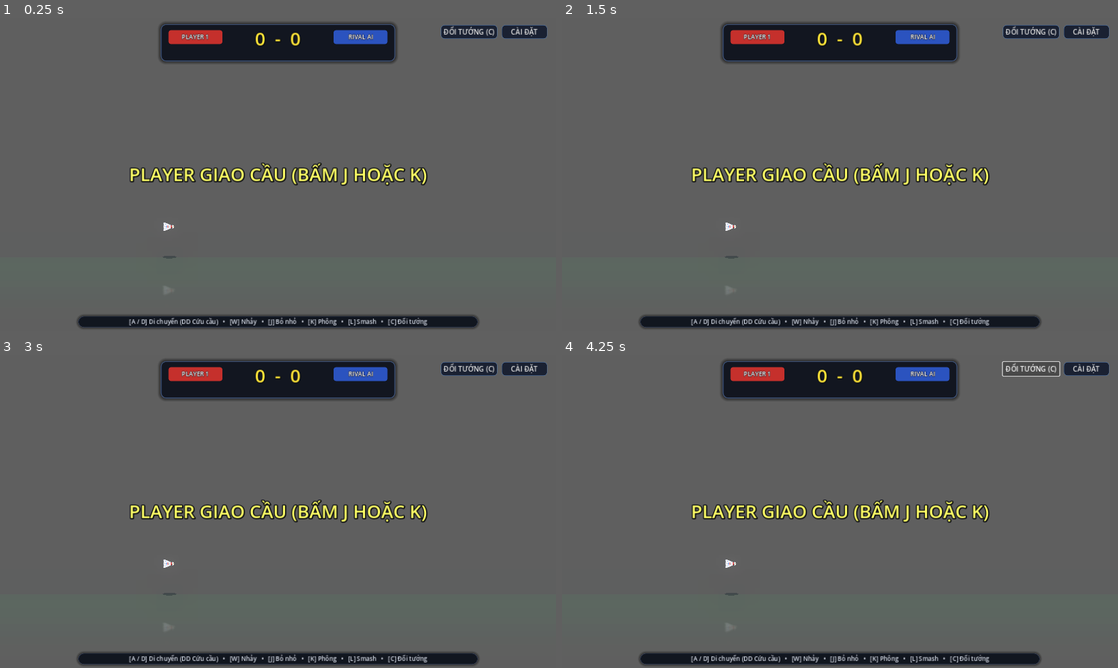
Above: before the commit, frames 1-4 (two rows, left to right).
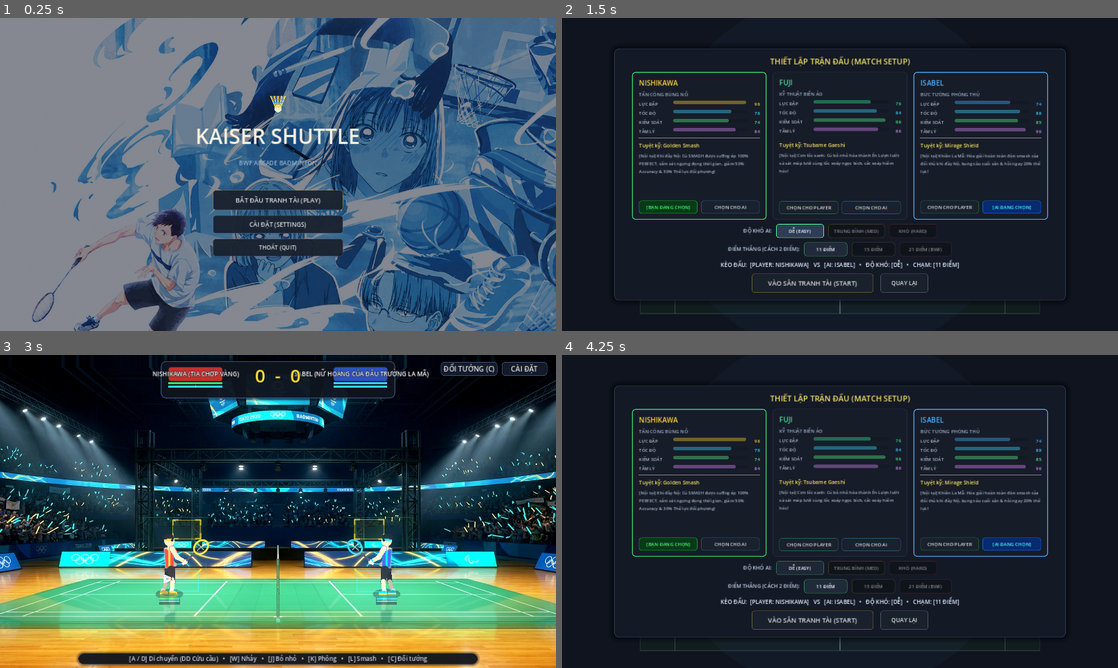
Above: after the commit, the same moments.

Repository: Lurz0205/kaiser-shuttle
Game: Godot game, scene res://scenes/Main.tscn
The game is run twice, just before and just after one commit, with the same random seed, the same clock (stepped at 60 frames per second) and the same inputs.
Inputs (mouse positions are in pixels of both pictures, inside the frame that each line leads up to):
- Up to frame 1 (0.25 s): no input
- Up to frame 2 (1.5 s): click (840, 199) at 0.5 s, where only the run after the commit has a clickable "BẮT ĐẦU TRANH TÀI (PLAY)"; click (801, 230) at 1.25 s, where only the run after the commit has a clickable "DỄ (EASY)"
- Up to frame 3 (3 s): click (239, 567) at 2 s, where only the run after the commit has a clickable "DỄ (EASY)"; click (250, 621) at 2.75 s, where only the run after the commit has a clickable "VÀO SÂN TRANH TÀI (START)"
- Up to frame 4 (4.25 s): click "ĐỔI TƯỚNG (C)" at 3.5 s

The runs differ from the first frame. In frame 1, 99% of the frame differs, in the area x 0-100%, y 0-100%; in frame 2, 93%; in frame 3, 92%; in frame 4, 93%.
Error before the commit: Parse Error: Too many arguments for "update_stamina()" call. Expected at most 5 but received 6. (res://scripts/player.gd:330)

Commit message:
Update scripts/core/character_stats.gd - perfect court alignment, clear IN/OUT and realistic shuttlecock texture

Diff:
--- a/scripts/core/character_stats.gd
+++ b/scripts/core/character_stats.gd
@@ -74,25 +74,25 @@
 ## - Di chuyển chạy: tiêu hao thể lực (-8.0/s)
 ## - Nhịp độ chậm / đứng yên: hồi chậm theo thời gian (+9.0/s) nhưng không vượt quá trần max_stamina_cap
 ## - Khi pha cầu giằng co kéo dài lâu: trần thể lực tối đa tự động giảm dần!
-func update_stamina(delta: float, is_moving: bool, is_slow_tempo: bool, rally_time: float, rally_hits: int) -> void:
-	# Trần thể lực tối đa co lại theo độ dài pha cầu (Rally Drag Exhaustion):
+func update_stamina(delta: float, is_moving: bool, is_slow_tempo: bool, rally_time: float, rally_hits: int, stamina_efficiency: float = 1.0) -> void:
+	# Trần thể lực tối đa co lại hợp lý theo độ dài pha cầu (Rally Drag Exhaustion):
 	# Composure cao giúp duy trì trần thể lực tốt hơn
-	var comp_factor = lerp(1.3, 0.75, (composure - 40.0) / 59.0)
-	var drag_penalty = (float(rally_hits) * 1.35 + rally_time * 0.65) * comp_factor
-	max_stamina_cap = clamp(100.0 - drag_penalty, 35.0, 100.0)
+	var comp_factor = lerp(1.2, 0.70, (composure - 40.0) / 59.0)
+	var drag_penalty = (float(rally_hits) * 0.85 + rally_time * 0.35) * comp_factor * stamina_efficiency
+	max_stamina_cap = clamp(100.0 - drag_penalty, 42.0, 100.0)
 
 	if is_moving:
-		# Chạy di chuyển tiêu hao thể lực
-		var drain_rate = 8.0 * (1.1 - (agility / 100.0) * 0.2)
+		# Chạy di chuyển tiêu hao thể lực theo hiệu suất bộ pháp
+		var drain_rate = 8.0 * (1.1 - (agility / 100.0) * 0.2) * stamina_efficiency
 		stamina = max(0.0, stamina - delta * drain_rate)
 	elif is_slow_tempo:
-		# Nhịp độ êm dịu (Tension 0) / đứng thở: Hồi chậm dần dần
+		# Nhịp độ êm dịu (Tension 0) / đứng thở: Hồi nhanh dần dần
 		if stamina < max_stamina_cap:
-			stamina = min(max_stamina_cap, stamina + delta * 9.5)
-	else:
-		# Nhịp độ dồn dập nhưng tạm dừng chân: Hồi rất khẽ
+			stamina = min(max_stamina_cap, stamina + delta * 11.0)
+	else:
+		# Nhịp độ dồn dập nhưng tạm dừng chân đứng vững: Hồi phục tốt
 		if stamina < max_stamina_cap:
-			stamina = min(max_stamina_cap, stamina + delta * 3.5)
+			stamina = min(max_stamina_cap, stamina + delta * 6.0)
 
 
 ## Tiêu hao thể lực theo hành động (Smash, Jump)
